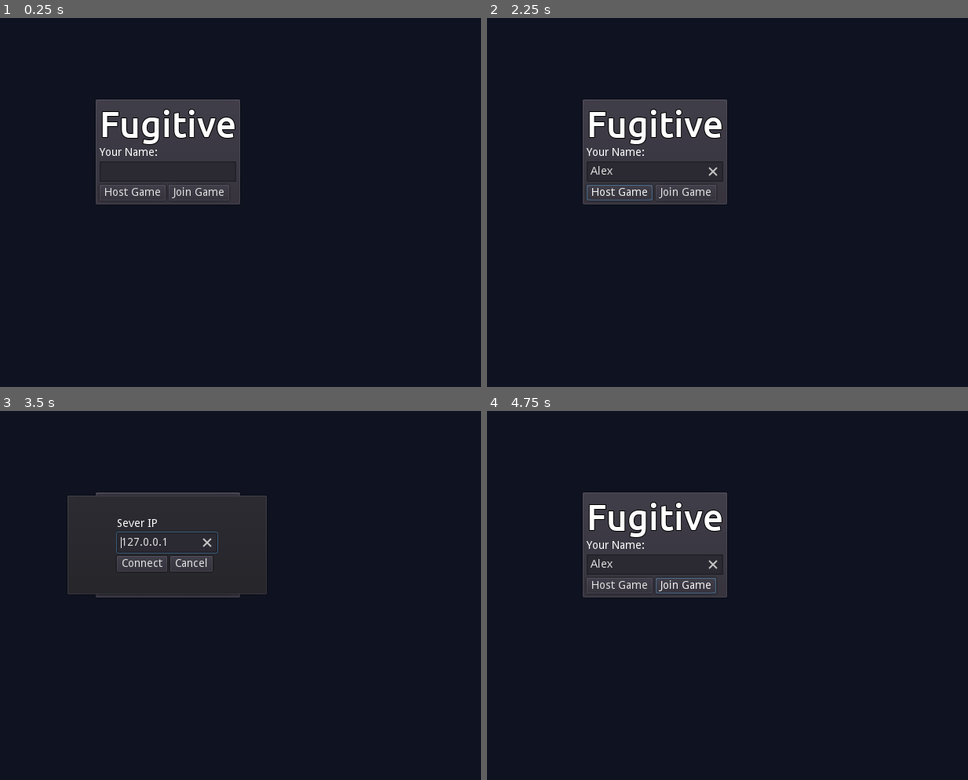
Above: before the commit, frames 1-4 (two rows, left to right).
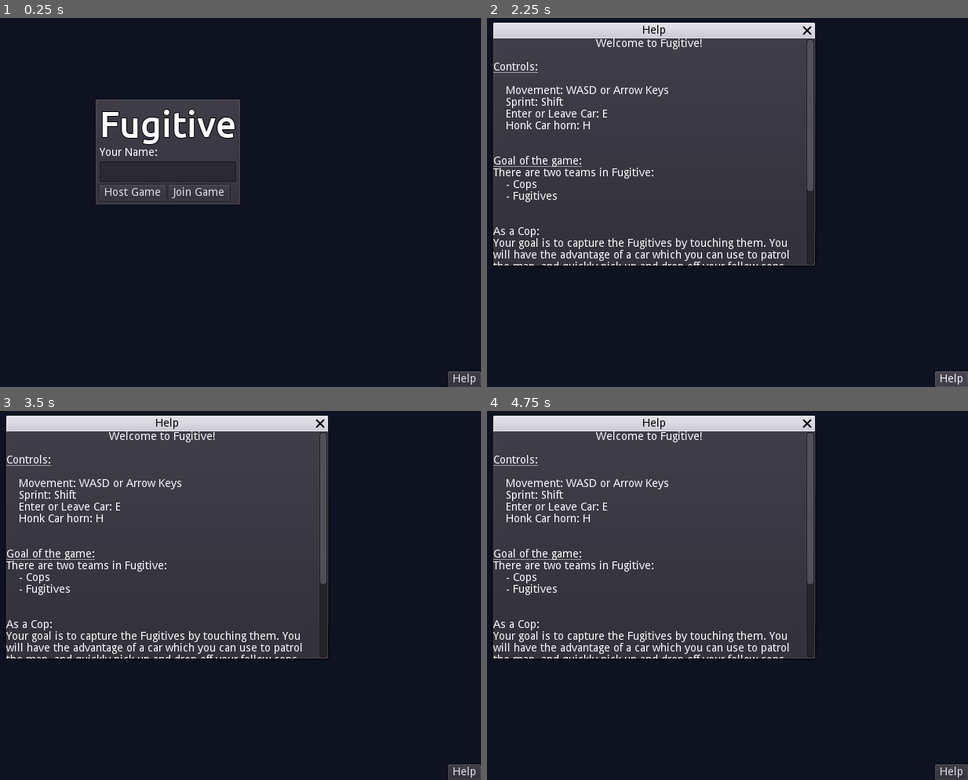
Above: after the commit, the same moments.

Repository: FugitiveTheGame/Fugitive
Game: Godot game, scene res://screens/mainmenu/MainMenu.tscn
The game is run twice, just before and just after one commit, with the same random seed, the same clock (stepped at 60 frames per second) and the same inputs.
Inputs (mouse positions are in pixels of both pictures, inside the frame that each line leads up to):
- Up to frame 1 (0.25 s): no input
- Up to frame 2 (2.25 s): click (655, 172) at 0.52 s; type "Alex" at 0.6 s; click "Host Game" at 1.25 s; click (953, 379) at 2 s, where only the run after the commit has a clickable "Help"
- Up to frame 3 (3.5 s): click "Join Game" at 2.75 s
- Up to frame 4 (4.75 s): click (679, 562) at 3.5 s, where only the run before the commit has a clickable "Cancel"; hold Right (ui_right) from 4.28 s (still down); hold E (use) from 4.28 s (still down)

The runs differ from the first frame. In frame 1, 0.3% of the frame differs, in the area x 93-100%, y 95-100%; in frame 2, 37%, in the area x 1-100%, y 1-100%; in frame 3, 33%; in frame 4, 37%.

Commit message:
Added a help dialog for controls and explaining the game

Diff:
--- /dev/null
+++ b/help/Help.tscn
@@ -0,0 +1,62 @@
+[gd_scene format=2]
+
+[node name="HelpDialog" type="WindowDialog"]
+visible = true
+margin_right = 410.0
+margin_bottom = 290.0
+size_flags_horizontal = 3
+size_flags_vertical = 3
+window_title = "Help"
+__meta__ = {
+"_edit_use_anchors_": false
+}
+
+[node name="RichTextLabel" type="RichTextLabel" parent="."]
+anchor_right = 1.0
+anchor_bottom = 1.0
+bbcode_enabled = true
+bbcode_text = "[center][b]Welcome to Fugitive![/b][/center]
+
+[b][u]Controls:[/u][/b]
+[indent]
+[b]Movement:[/b] WASD or Arrow Keys
+[b]Sprint:[/b] Shift
+[b]Enter or Leave Car:[/b] E
+[b]Honk Car horn:[/b] H
+[/indent]
+
+[b][u]Goal of the game:[/u][/b]
+There are two teams in Fugitive:
+[indent]- Cops[/indent]
+[indent]- Fugitives[/indent]
+
+
+[b]As a Cop:[/b]
+Your goal is to capture the Fugitives by touching them. You will have the advantage of a car which you can use to patrol the map, and quickly pick up and drop off your fellow cops. But be careful to not leave your car unattended, after unlocking the car the first time anyone can get in and drive it.
+
+[b]As a Fugitive:[/b]
+Your goal is to get to the safe zone at the end of the map without being seen. If a Cop catches up to you and tags you, you'll be frozen in place. Another Fugitive can come and touch you to unfreeze you. If you make it to the safe zone, just sit tight, no one can freeze you in the safe zone!"
+text = "Welcome to Fugitive!
+
+Controls:
+
+Movement: WASD or Arrow Keys
+Sprint: Shift
+Enter or Leave Car: E
+Honk Car horn: H
+
+
+Goal of the game:
+There are two teams in Fugitive:
+	- Cops
+	- Fugitives
+
+
+As a Cop:
+Your goal is to capture the Fugitives by touching them. You will have the advantage of a car which you can use to patrol the map, and quickly pick up and drop off your fellow cops. But be careful to not leave your car unattended, after unlocking the car the first time anyone can get in and drive it.
+
+As a Fugitive:
+Your goal is to get to the safe zone at the end of the map without being seen. If a Cop catches up to you and tags you, you'll be frozen in place. Another Fugitive can come and touch you to unfreeze you. If you make it to the safe zone, just sit tight, no one can freeze you in the safe zone!"
+__meta__ = {
+"_edit_use_anchors_": false
+}
--- a/maps/map_01/Map_01_dev.tscn
+++ b/maps/map_01/Map_01_dev.tscn
@@ -5,7 +5,7 @@
 [ext_resource path="res://actors/seeker/Seeker.tscn" type="PackedScene" id=3]
 [ext_resource path="res://actors/hider/Hider.tscn" type="PackedScene" id=4]
 
-[node name="base" index="0" instance=ExtResource( 1 )]
+[node name="base" instance=ExtResource( 1 )]
 script = ExtResource( 2 )
 
 [node name="StreetLight" parent="map" index="3"]
--- a/project.godot
+++ b/project.godot
@@ -72,6 +72,7 @@
 
 [debug]
 
+gdscript/warnings/unused_argument=false
 gdscript/warnings/return_value_discarded=false
 gdscript/warnings/integer_division=false
 
@@ -130,6 +131,11 @@
 "events": [ Object(InputEventKey,"resource_local_to_scene":false,"resource_name":"","device":0,"alt":false,"shift":false,"control":false,"meta":false,"command":false,"pressed":false,"scancode":72,"unicode":0,"echo":false,"script":null)
  ]
 }
+help={
+"deadzone": 0.5,
+"events": [ Object(InputEventKey,"resource_local_to_scene":false,"resource_name":"","device":0,"alt":false,"shift":false,"control":false,"meta":false,"command":false,"pressed":false,"scancode":16777244,"unicode":0,"echo":false,"script":null)
+ ]
+}
 
 [layer_names]
 
--- a/screens/lobby/Lobby.gd
+++ b/screens/lobby/Lobby.gd
@@ -157,3 +157,9 @@
 	var json = parse_json(body.get_string_from_utf8())
 	print('External IP: %s' % json.ip)
 	serverIpLabel.text = json.ip
+
+func _on_HelpButton_pressed():
+	var scene = preload("res://help/Help.tscn")
+	var node = scene.instance()
+	add_child(node)
+	node.popup_centered()
--- a/screens/lobby/Lobby.tscn
+++ b/screens/lobby/Lobby.tscn
@@ -37,17 +37,23 @@
 
 [node name="TitleLabel" type="Label" parent="MainPanel/OuterContainer/HBoxContainer"]
 margin_left = 24.0
-margin_right = 391.0
+margin_right = 369.0
 margin_bottom = 52.0
 size_flags_horizontal = 3
 custom_fonts/font = ExtResource( 2 )
 text = "Lobby"
 
 [node name="UPNPButton" type="Button" parent="MainPanel/OuterContainer/HBoxContainer"]
-margin_left = 395.0
+margin_left = 373.0
+margin_right = 476.0
+margin_bottom = 52.0
+text = "Perform UPNP"
+
+[node name="HelpButton" type="Button" parent="MainPanel/OuterContainer/HBoxContainer"]
+margin_left = 480.0
 margin_right = 498.0
 margin_bottom = 52.0
-text = "Perform UPNP"
+text = "?"
 
 [node name="CenterContainer" type="HBoxContainer" parent="MainPanel/OuterContainer"]
 margin_top = 56.0
@@ -139,6 +145,7 @@
 use_threads = true
 [connection signal="pressed" from="MainPanel/OuterContainer/HBoxContainer/LeaveButton" to="." method="_on_LeaveButton_pressed"]
 [connection signal="pressed" from="MainPanel/OuterContainer/HBoxContainer/UPNPButton" to="." method="_on_UPNPButton_pressed"]
+[connection signal="pressed" from="MainPanel/OuterContainer/HBoxContainer/HelpButton" to="." method="_on_HelpButton_pressed"]
 [connection signal="item_selected" from="MainPanel/OuterContainer/CenterContainer/OptionsContainer/MapSelectButton" to="." method="_on_MapSelectButton_item_selected"]
 [connection signal="pressed" from="MainPanel/OuterContainer/StartGameButton" to="." method="_on_StartGameButton_pressed"]
 [connection signal="request_completed" from="HTTPRequest" to="." method="_on_HTTPRequest_request_completed"]
--- a/screens/mainmenu/MainMenu.gd
+++ b/screens/mainmenu/MainMenu.gd
@@ -51,3 +51,10 @@
 
 func on_server_joined():
 	assert(get_tree().change_scene('res://screens/lobby/Lobby.tscn') == OK)
+
+
+func _on_HelpButton_pressed():
+	var scene = preload("res://help/Help.tscn")
+	var node = scene.instance()
+	add_child(node)
+	node.popup_centered()
--- a/screens/mainmenu/MainMenu.tscn
+++ b/screens/mainmenu/MainMenu.tscn
@@ -129,8 +129,21 @@
 margin_right = 122.0
 margin_bottom = 20.0
 text = "Cancel"
+
+[node name="HelpButton" type="Button" parent="."]
+anchor_left = 1.0
+anchor_top = 1.0
+anchor_right = 1.0
+anchor_bottom = 1.0
+margin_left = -42.0
+margin_top = -20.0
+text = "Help"
+__meta__ = {
+"_edit_use_anchors_": false
+}
 [connection signal="text_changed" from="CenterContainer/PanelContainer/VBoxContainer/PlayerNameTextEdit" to="." method="_on_PlayerNameTextEdit_text_changed"]
 [connection signal="pressed" from="CenterContainer/PanelContainer/VBoxContainer/HBoxContainer/HostGameButton" to="." method="_on_HostGameButton_pressed"]
 [connection signal="pressed" from="CenterContainer/PanelContainer/VBoxContainer/HBoxContainer/JoinGameButton" to="." method="_on_JoinGameButton_pressed"]
 [connection signal="pressed" from="JoinGameDialog/Center/Verticle/HBoxContainer/ConnectButton" to="." method="_on_ConnectButton_pressed"]
 [connection signal="pressed" from="JoinGameDialog/Center/Verticle/HBoxContainer/CancelButton" to="." method="_on_CancelButton_pressed"]
+[connection signal="pressed" from="HelpButton" to="." method="_on_HelpButton_pressed"]
